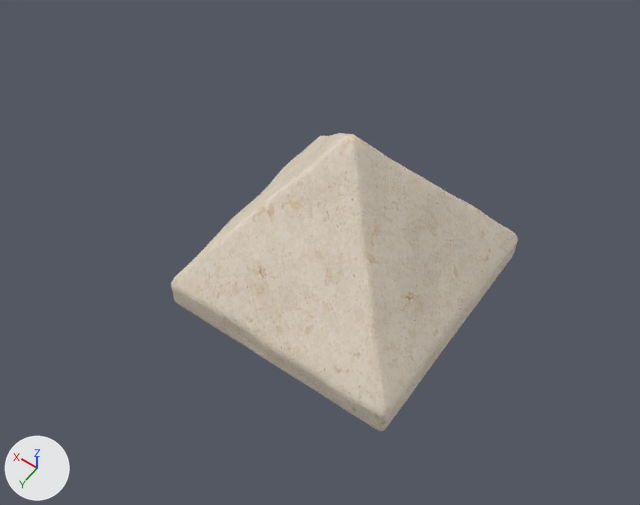
An edit to the glTF model web-3d/tak/public/models/tak-capstone-white.glb, drawn before and after from the same camera.
Camera for both pictures: a 50 mm camera at (-0.0326, 0.0508, 0.082) aimed at (0.0031, 0.0008, 0.0035). Every picture has the same lights, and +X, +Y and +Z are marked at lower left. The first picture is the older version.

Names of what the first picture shows: 'tak-capstone-white'.
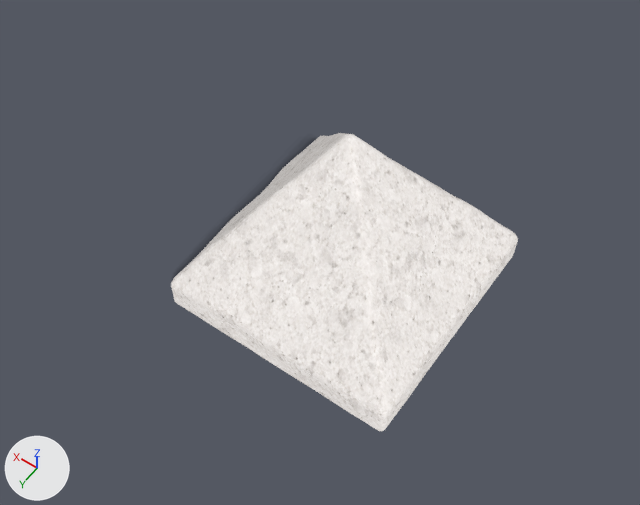
Location of each change, (x1, y1, x2, y2) in pixels of the pictures (640 x 505 px):
'tak-capstone-white', recoloured (grey to white): (171, 133, 518, 431) in both

The change, as a list of edits to the scene's bpy script:
```text
Add img_tak_capstone_white_baked:
    img_tak_capstone_white_baked = load_image('tak-capstone-white-baked', '_unpacked/tak-capstone-white-baked', 1024, 1024, 'sRGB')
Add mat_tak_capstone_white_baked_stone:
    mat_tak_capstone_white_baked_stone = bpy.data.materials.new('tak-capstone-white baked stone')
    # uses the picture img_tak_capstone_white_baked
Change me_tak_continuous_surface_001:
    where me_tak_continuous_surface_001.from_pydata(...)  # 5002 vertices, 10000 faces; spans x -0.0142..0.0141, y -0.0141..0.0142, z 0.0..0.0224
    remove me_tak_continuous_surface_001.materials.append(mat_tak_capstone_white_stone_002)
    add me_tak_continuous_surface_001.materials.append(mat_tak_capstone_white_baked_stone)
```
